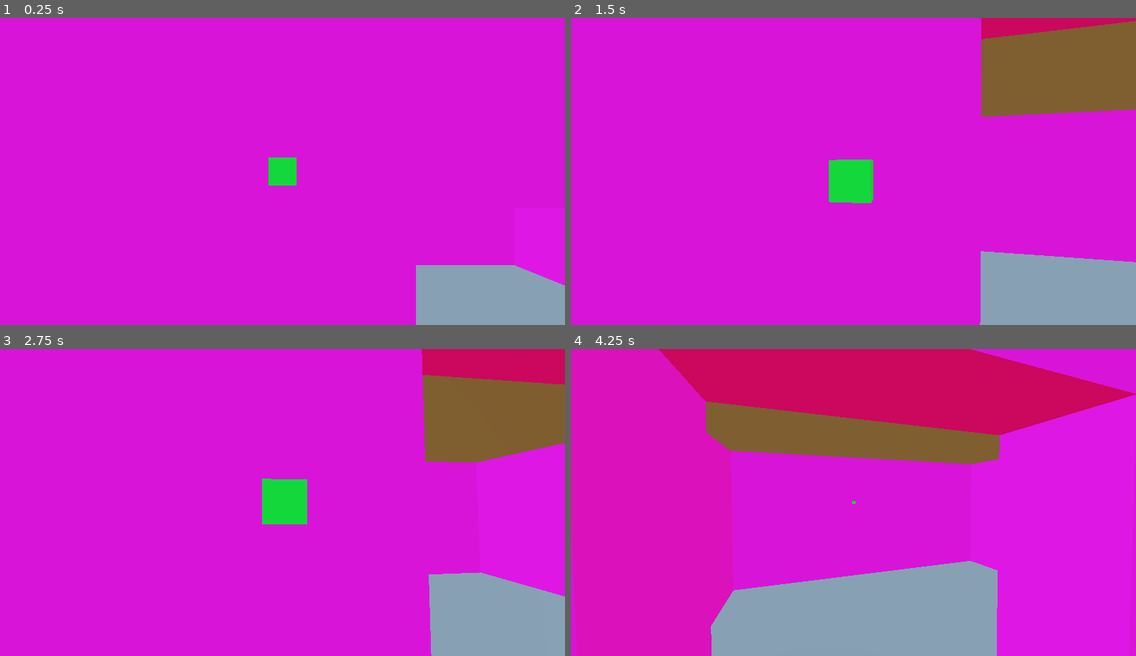
Above: before the commit, frames 1-4 (two rows, left to right).
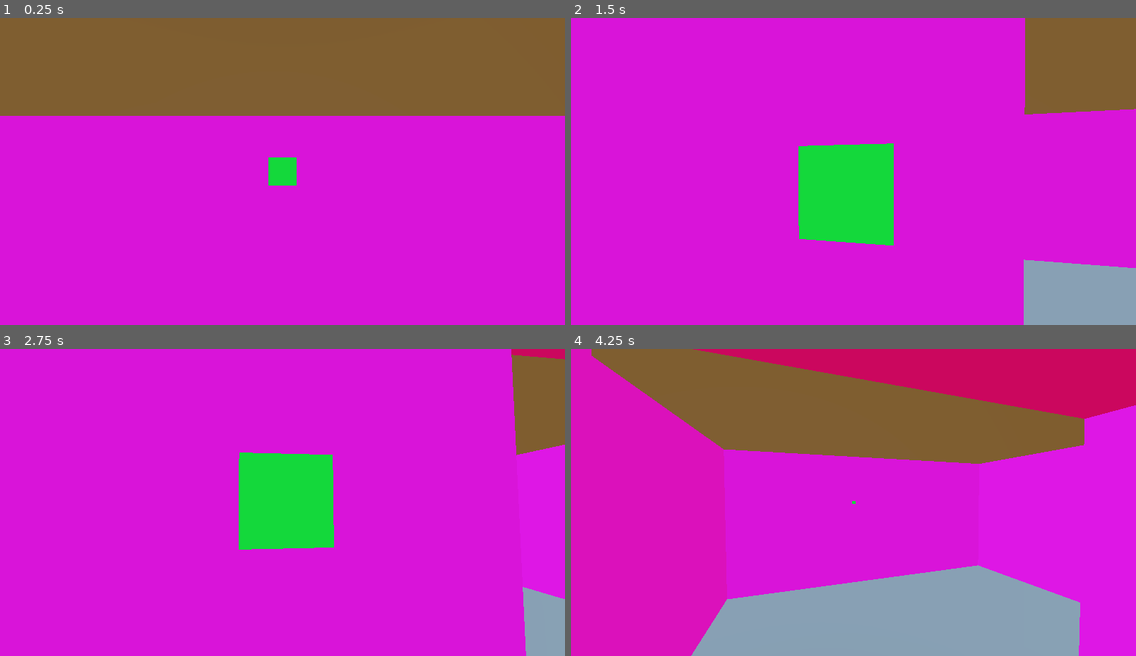
Above: after the commit, the same moments.

Repository: Zeki93/NGJ2025_ToDoList
Game: Godot game, scene res://Scenes/Main/main.tscn
Same seed, same stepped clock (60 frames per second), same inputs: the game is played once before the commit and once after it.
Inputs (mouse positions are in pixels of both pictures, inside the frame that each line leads up to):
- Up to frame 1 (0.25 s): no input
- Up to frame 2 (1.5 s): move the mouse to (881, 171) at 0.52 s; hold Ctrl (crouch) 0.53-1.28 s; hold Up (forward) from 0.53 s (still down); click (881, 171) at 0.67 s; tap Space (jump) at 0.77 s; move the mouse to (825, 171) at 1.27 s; tap Ctrl (crouch) at 1.35 s; click (825, 171) at 1.42 s
- Up to frame 3 (2.75 s): keep holding Up (forward); tap Space (jump) at 1.52 s; move the mouse to (293, 496) at 2.02 s; hold Ctrl (crouch) from 2.03 s (still down); click (293, 496) at 2.17 s
- Up to frame 4 (4.25 s): keep holding Up (forward); tap Enter at 2.75 s; move the mouse to (847, 508) at 2.77 s; release Ctrl (crouch) at 2.78 s; tap Ctrl (crouch) at 2.85 s; click (847, 508) at 2.92 s; tap Space (jump) at 3.02, 3.77 s; move the mouse to (893, 505) at 3.52 s; hold Ctrl (crouch) from 3.53 s (still down); click (893, 505) at 3.67 s

The runs differ from the first frame. In frame 1, 37% of the frame differs, in the area x 0-100%, y 0-100%; in frame 2, 9.5%; in frame 3, 15%; in frame 4, 20%.

Commit message:
Make player smaller, and remove outcommented code

Diff:
--- a/ngj2025_todolist/Components/Player/player.tscn
+++ b/ngj2025_todolist/Components/Player/player.tscn
@@ -11,6 +11,7 @@
 script = ExtResource("1_a3d8c")
 
 [node name="CollisionShape3D" type="CollisionShape3D" parent="."]
+transform = Transform3D(0.5, 0, 0, 0, 0.5, 0, 0, 0, 0.5, 0, 0, 0)
 shape = SubResource("CapsuleShape3D_tugb3")
 
 [node name="PlayerController" type="Node" parent="."]
@@ -22,7 +23,7 @@
 [node name="Eyes" type="Node3D" parent="Head"]
 
 [node name="Camera3D" type="Camera3D" parent="Head/Eyes"]
-transform = Transform3D(1, 0, 0, 0, 1, 0, 0, 0, 1, 0, -0.34, 0)
+transform = Transform3D(1, 0, 0, 0, 1, 0, 0, 0, 1, 0, 0.212061, 0)
 
 [node name="RayCast3D" type="RayCast3D" parent="Head/Eyes/Camera3D"]
 script = ExtResource("3_m62op")
--- a/ngj2025_todolist/Components/Player/playerController.gd
+++ b/ngj2025_todolist/Components/Player/playerController.gd
@@ -4,11 +4,6 @@
 @onready var player: CharacterBody3D = $".."
 @onready var head: Node3D = $"../Head"
 @onready var eyes: Node3D = $"../Head/Eyes"
-#@onready var hand_target: Node3D = $"../Head/Eyes/HandTarget"
-#@onready var collision_shape_3d: CollisionShape3D = $"../CollisionShape3D"
-#@onready var collider: Shape3D = collision_shape_3d.shape
-#@onready var interactor_cast: RayCast3D = $"../Head/Eyes/InteractorCast"
-#@onready var crosshair: TextureRect = $"../CanvasLayer/CenterContainer/Crosshair"
 
 @export var wobble_amount_scale = 0.01
 @export var wobble_time_scale = 0.15
@@ -59,14 +54,3 @@
 		player.rotate_y( - event.relative.x * mouse_sensitivity)
 		head.rotate_x( - event.relative.y * mouse_sensitivity)
 		head.rotation.x = clampf(head.rotation.x, -deg_to_rad(70), deg_to_rad(70))
-
-	#if event is InputEventMouseButton and Input.mouse_mode == Input.MOUSE_MODE_CAPTURED and Input.get_mouse_button_mask() & MOUSE_BUTTON_MASK_LEFT != 0:
-		#var viewed_object_p = null
-		#
-		#if viewed_object and viewed_object.global_position.distance_to(player.global_position) <= max_interact_distance:
-			#viewed_object_p = viewed_object.get_node("..")
-		#
-		#if viewed_object_p and viewed_object_p.has_method("activate_scene"):
-			#active_scene = viewed_object_p
-		#elif viewed_object_p and viewed_object_p.has_method("interact"):
-			#viewed_object_p.interact(self)
